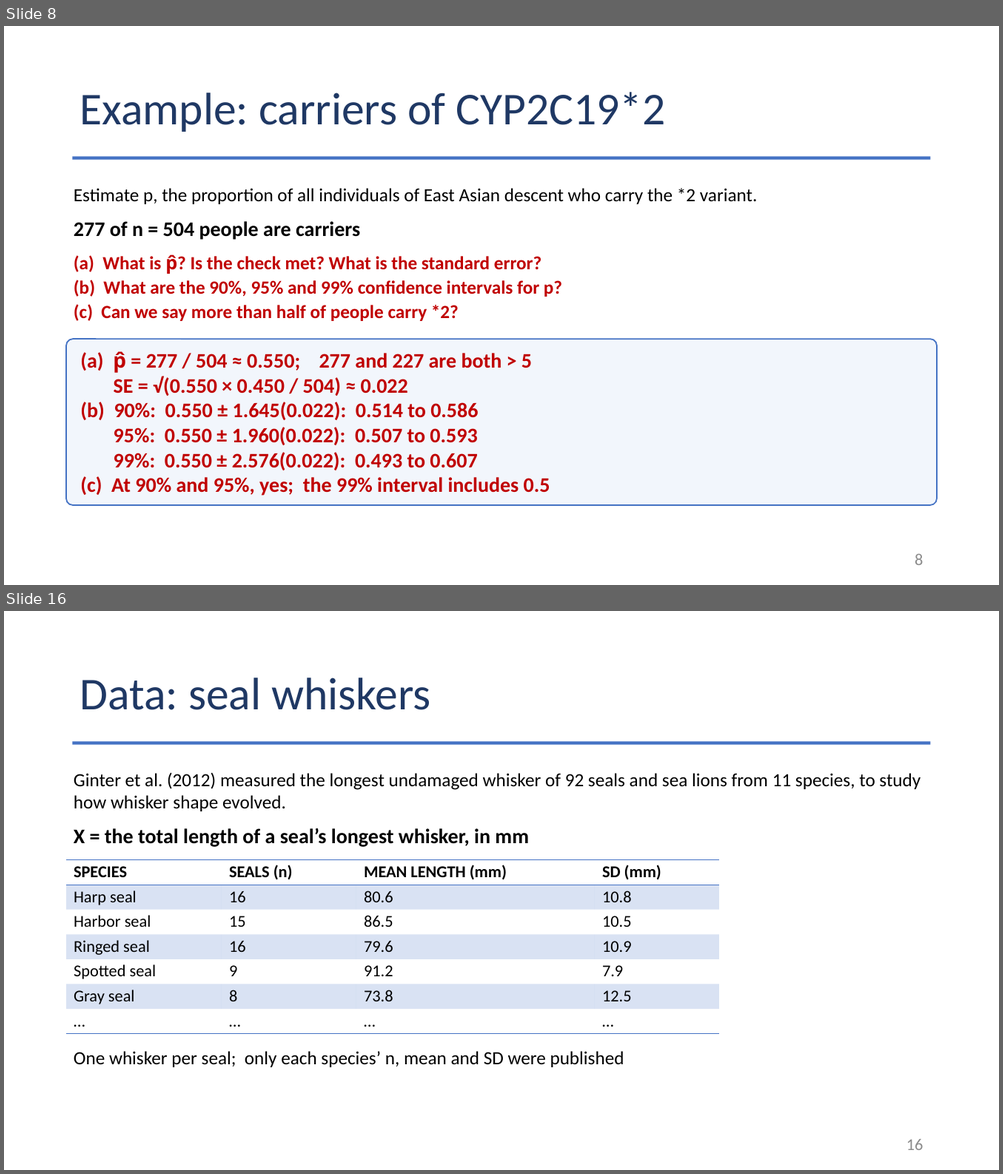
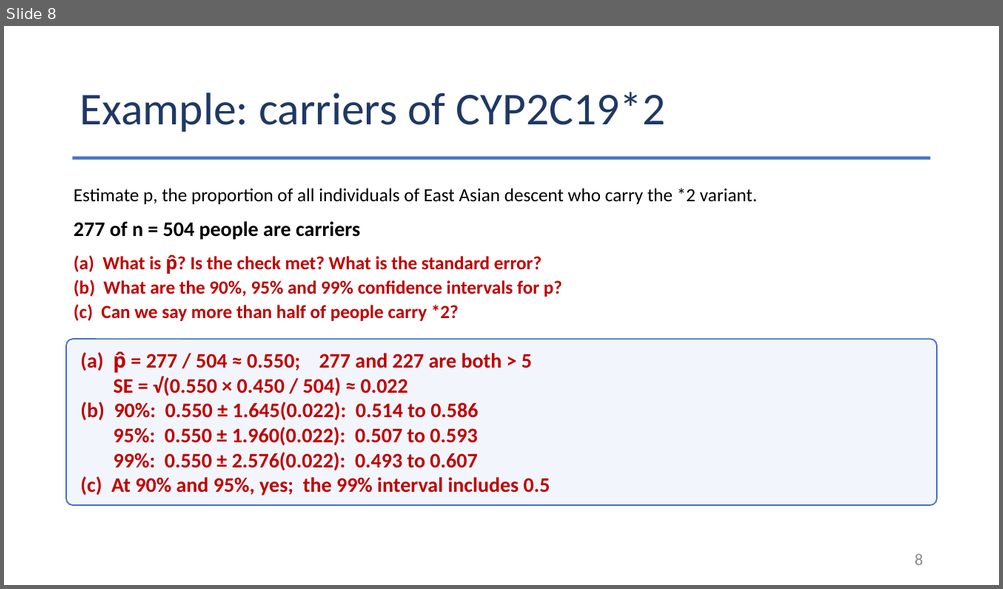
Before and after one commit to Jarred6068/UI_STAT251-03_Spring_2024, a slide deck: docs/lecture_slides/Week 9/2026/Week9_Lecture20_Slides_10_21_2026.pptx. Shown one above the other, each under a label of ours: slides 8 and 16 before the commit, slide 8 after it; the slides between them are not shown. The pictures are 1003x1174 and 1003x589 pixels, drawn with LibreOffice and Linux fonts; fonts in the diff are those of the drawing. Boxes give left, top, right and bottom in pixels: in the first picture for what was removed or moved away, otherwise in the second. Text is boxed around its words. In the diff, an @@ line names an element or a change of style, - is before the commit and + after.

```diff
--- a/docs/lecture_slides/Week 9/2026/Week9_Lecture20_Slides_10_21_2026.pptx
+++ b/docs/lecture_slides/Week 9/2026/Week9_Lecture20_Slides_10_21_2026.pptx
@@ slide 16 removed at [4, 611, 999, 1170], background #FFFFFF @@
@@ title removed at [79, 678, 431, 710] @@
-Data: seal whiskers
@@ rectangle removed at [73, 741, 930, 744] @@
@@ text removed at [74, 772, 920, 812] @@
-Ginter et al. (2012) measured the longest undamaged whisker of 92 seals and sea lions from 11 species, to study how whisker shape evolved.
@@ text removed at [74, 828, 529, 847] @@
-X = the total length of a seal’s longest whisker, in mm
@@ table removed at [66, 860, 719, 1034], 7 rows, 4 columns @@
-SPECIES | SEALS (n) | MEAN LENGTH (mm) | SD (mm)
-Harp seal | 16 | 80.6 | 10.8
-Harbor seal | 15 | 86.5 | 10.5
-Ringed seal | 16 | 79.6 | 10.9
-Spotted seal | 9 | 91.2 | 7.9
-Gray seal | 8 | 73.8 | 12.5
-… | … | … | …
@@ text removed at [74, 1051, 624, 1068] @@
-One whisker per seal; only each species’ n, mean and SD were published
@@ page number removed at [906, 1139, 923, 1150] @@
-16
```
Also in this commit, not shown: 1 slide changed, 11 other slides removed, 38 other files.
